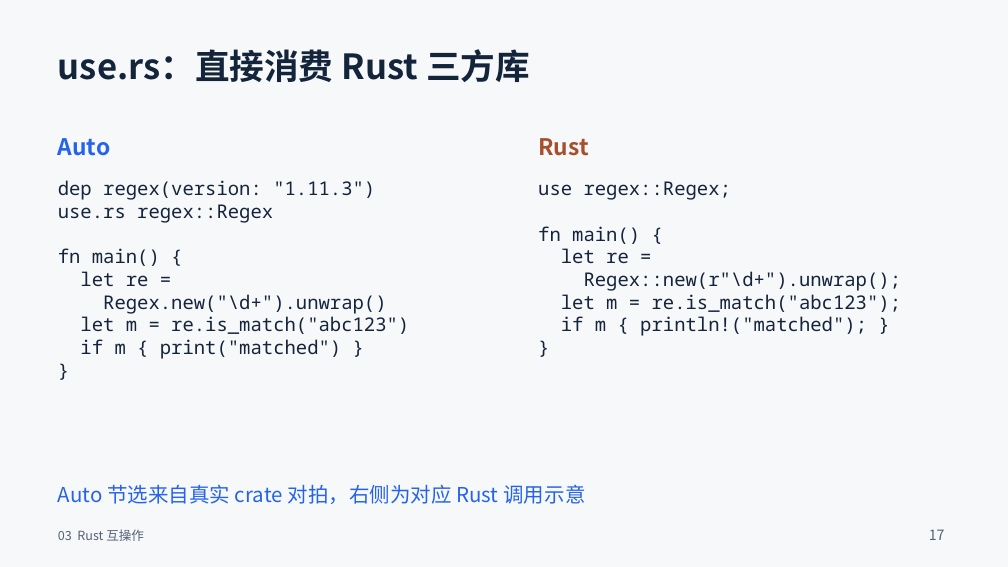
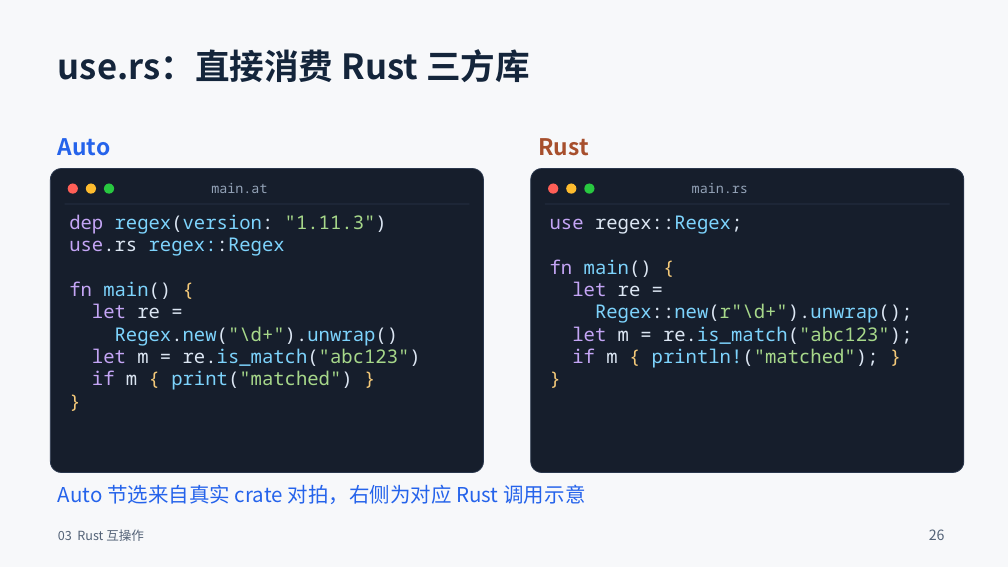
Before and after one commit to auto-stack/docs, a slide deck: slide 26 of AutoOS/Auto与Rust融合生态_37页_深色结尾群二维码版.pptx (slide 17 before the commit). Drawn at 1008x567 pixels with LibreOffice and Linux fonts; fonts in the diff are those of the drawing. Boxes give left, top, right and bottom in pixels: in the first picture for what was removed or moved away, otherwise in the second. Text is boxed around its words. In the diff, an @@ line names an element or a change of style, - is before the commit and + after.

```diff
--- a/AutoOS/Auto与Rust融合生态_37页_深色结尾群二维码版.pptx
+++ b/AutoOS/Auto与Rust融合生态_37页_深色结尾群二维码版.pptx
@@ rounded rectangle added at [51,169,484,473], fill #161E2C, outline #2A374D 0.75 pt @@
@@ rounded rectangle added at [531,169,964,473], fill #161E2C, outline #2A374D 0.75 pt @@
@@ line added from (64, 204) to (470, 204), #2A374D 0.75 pt @@
@@ ellipse added at [68,184,79,194], fill #FF5F57 @@
@@ ellipse added at [86,184,97,194], fill #FEBC2E @@
@@ ellipse added at [104,184,115,194], fill #28C840 @@
@@ text added at [211,183,267,193], 12.8 pt, text #94A3B8 @@
+main.at
@@ line added from (545, 204) to (950, 204), #2A374D 0.75 pt @@
@@ ellipse added at [548,184,559,194], fill #FF5F57 @@
@@ ellipse added at [566,184,577,194], fill #FEBC2E @@
@@ ellipse added at [585,184,595,194], fill #28C840 @@
@@ text added at [692,183,748,193], 12.8 pt, text #94A3B8 @@
+main.rs
@@ text "dep regex(version: "1.11.3")": place and size @@
-text "dep regex(version: "1.11.3")" at [58,180,409,359]
+text "dep regex(version: "1.11.3")" at [69,214,421,390]
@@ text "dep regex(version: "1.11.3")" at [69,214,421,390]: text colour #14253B to #C4A5F5 in "dep", "use.rs", "fn", "let" and 2 more places; text colour #14253B to #7DD3FC in "regex(version:", "regex::Regex", "main()", "Regex.new("\d+").unwrap()" and 2 more places; text colour #14253B to #DCE6F3 in "regex(version: "1.11.3")", "use.rs regex::Regex", "main()", "re =" and 3 more places; text colour #14253B to #A7D88A in ""1.11.3")", "Regex.new("\d+").unwrap()", "re.is_match("abc123")", "print("matched")"; text colour #14253B to #F4C979 in "{", "{ }", "}"; line spacing 1 to 21.2pt @@
@@ text "use regex::Regex;": place and size @@
-text "use regex::Regex;" at [538,181,902,336]
+text "use regex::Regex;" at [550,215,913,368]
@@ text "use regex::Regex;" at [550,215,913,368]: text colour #14253B to #C4A5F5 in "use", "fn", "let", "let" and 1 more places; text colour #14253B to #DCE6F3 in "regex::Regex;", "main()", "re =", "Regex::new(r"\d+").unwrap();" and 2 more places; text colour #14253B to #7DD3FC in "regex::Regex;", "main()", "Regex::new(r"\d+").unwrap();", "re.is_match("abc123");" and 1 more places; text colour #14253B to #F4C979 in "{", "{ }", "}"; text colour #14253B to #A7D88A in "Regex::new(r"\d+").unwrap();", "re.is_match("abc123");", "println!("matched");"; line spacing 1 to 21.2pt @@
@@ text at [929,529,945,540]: text changed @@
-17
+26
```
Also in this commit, not shown: 34 other slides changed, 9 slides added.
